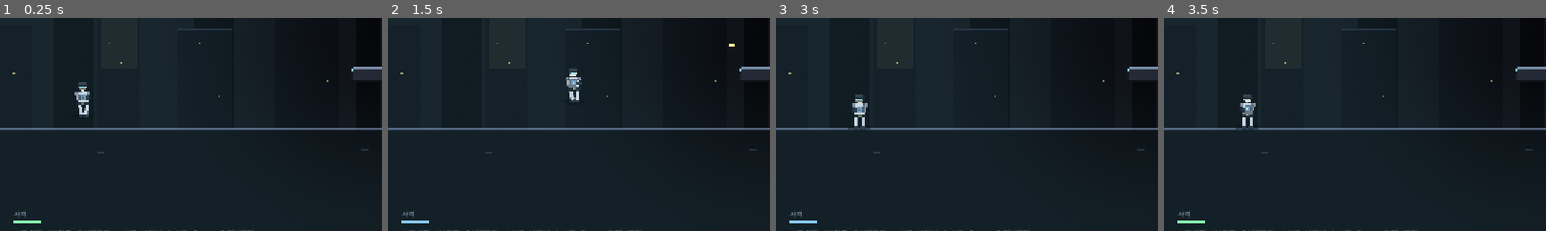
Above: before the commit, frames 1-4 (left to right).
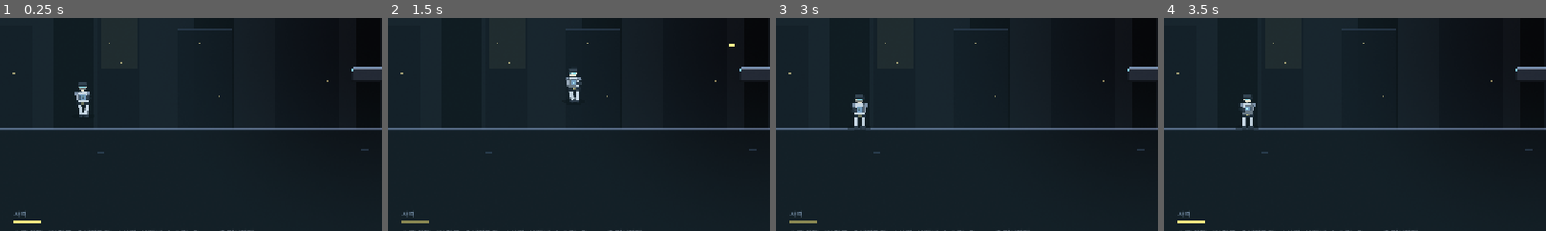
Above: after the commit, the same moments.

Repository: soomin007/EyesOnYou-Full
Game: Godot game, scene res://scenes/stage.tscn
The game is run twice, just before and just after one commit, with the same random seed, the same clock (stepped at 60 frames per second) and the same inputs. This scene is started directly instead of the project's main scene. Sound files missing from this copy of the repository are replaced by a short silence.
Inputs (mouse positions are % of the whole screen's width and height, from its top left):
- Up to frame 1 (0.25 s): no input
- Up to frame 2 (1.5 s): tap Enter (ui_accept) at 0.5 s; move the mouse to (72, 45) at 0.52 s; hold D (move_right) 0.53-1.25 s; hold J (attack) 0.53-1.25 s; click (72, 45) at 0.67 s; tap W (jump) at 0.77 s; tap K (dash) at 0.8 s; drag from (30, 55) to (45, 71) at 1.27 s
- Up to frame 3 (3 s): move the mouse to (60, 28) at 2.02 s; hold A (move_left) 2.03-2.75 s; hold J (attack) 2.03-2.75 s; tap K (dash) at 2.3 s; drag from (45, 71) to (20, 35) at 2.77 s
- Up to frame 4 (3.5 s): no input
The pictures show only the part of the screen within x 0-50%, y 47-97%; the shares and areas given below are measured in that part.

The runs differ from the first frame. In frame 1, 0.1% of the frame differs, in the area x 3-11%, y 95-97%; in frame 2, 0.1%; in frame 3, 0.1%; in frame 4, 0.1%.

Commit message:
fix(feedback): 세션 3 교정 — 환급 배치보상 제외·HUD 스킬목록·전술 보고체·게이지 액센트
- 클리어 환급을 처치 드롭 전용으로: 배치형 오브(분기·게이트·레버)에 placed 마킹, 게이트
  오브(삼단점프 유인책)가 클리어 순간 자동 흡수돼 유인 설계가 무너지던 문제 수정
- HUD SKILL 목록에서 베이스라인(대시·이중점프) 제외 — 기본 조작이 스킬처럼 보이던 혼란
- VEIL 신규 멘트 3종+포탑 멘트를 간결한 전술 보고체로 재작성(해요체 남발 지적)
- 쿨다운 게이지 액센트: 사격=탄환 노랑·대시=잔상 시안, 쿨다운 중엔 같은 색 어둡게

Co-Authored-By: Claude Fable 5 <noreply@anthropic.com>

Diff:
--- a/scripts/Enemy.gd
+++ b/scripts/Enemy.gd
@@ -645,13 +645,14 @@
 		return
 	encountered = true
 	# 특별 개체 조우 — VEIL 한마디(각 런당 1회, 2026-08-11 사용자 제안). 황금=희귀 반응 /
-	# 엘리트="다른 신호" 복선(라이벌의 군대 §6). 문구는 dialogue_review.md 검토 대상.
+	# 엘리트="다른 신호" 복선(라이벌의 군대 §6). 어투 = 간결한 전술 보고체(사용자 지시 2026-08-11:
+	# 해요체 남발이 "유치원 교사" 같다 — AI 전술 요원의 짧은 보고로). 문구는 dialogue_review §8 검토 대상.
 	if shiny and not GameState.shiny_line_shown:
 		GameState.shiny_line_shown = true
-		stage_node.call("_show_veil_subtitle", "잠깐, 저 금빛 개체는 뭐죠? 제 기록에 없는 사양이에요. 놓치면 아까워요.", 4.0)
+		stage_node.call("_show_veil_subtitle", "미확인 개체 포착. 데이터베이스에 없는 사양입니다. 회수 가치가 높습니다.", 4.0)
 	elif elite and not GameState.elite_line_shown:
 		GameState.elite_line_shown = true
-		stage_node.call("_show_veil_subtitle", "저 보라색 계급장, 시설 편제에 없어요. 다른 신호를 받고 있어요. 조심해요.", 4.2)
+		stage_node.call("_show_veil_subtitle", "저 계급장은 시설 편제에 없습니다. 외부 신호 수신 중. 교전에 주의하십시오.", 4.2)
 	var id: String = _enemy_id()
 	if GameState.mark_enemy_seen(id):
 		# 기반 타입 카드 우선 — 같은 조우에서 elite 카드까지 겹치면 과함(다음 조우로 미룸).
@@ -1265,11 +1266,12 @@
 		_show_explosion_immune_flash()
 		SfxPlayer.play_at("bullet_deflect_shield", global_position)
 		# 상황 멘트(런당 1회) — "저 방패병은 폭발 면역" 류의 맥락 안내(2026-08-11 사용자 제안).
+		# 어투 = 간결한 전술 보고체(해요체 "흘려요"가 유치하다는 지적으로 재작성).
 		if not GameState.shield_immune_line_shown:
 			GameState.shield_immune_line_shown = true
 			var sn := get_tree().get_first_node_in_group("stage")
 			if sn != null:
-				sn.call("_show_veil_subtitle", "저 방패병, 폭발을 그냥 흘려요. 정면 말고 옆이나 뒤에서 쏴요.", 3.8)
+				sn.call("_show_veil_subtitle", "폭발 피해 무효 확인. 저 방패병은 측면과 후방 사격만 유효합니다.", 3.8)
 		return
 	# 교전(피격) = 위장이 벗겨지는 주 시점 — 지직거림 tell을 못 봤어도 여기서 정체가 드러난다.
 	if _disguised:
--- a/scripts/ExpOrb.gd
+++ b/scripts/ExpOrb.gd
@@ -15,6 +15,9 @@
 var value: int = VALUE
 # 글라이드 게이트 보상 여부 — true면 벽/바닥 너머로는 흡인되지 않는다(직접 알코브에 도달해야 획득).
 var is_gate: bool = false
+# 미리 배치된 보상(분기·게이트·레버) 여부 — 클리어 환급(Stage._begin_clear_sequence) 제외 대상.
+# 배치 보상은 "가서 먹어야" 의미가 있다(안 먹으면 그냥 잃음). 환급은 처치 드롭 전용(2026-08-11).
+var placed: bool = false
 
 func _ready() -> void:
 	add_to_group("exp_orb")
--- a/scripts/Stage.gd
+++ b/scripts/Stage.gd
@@ -3391,8 +3391,9 @@
 	var cd_row := HBoxContainer.new()
 	cd_row.add_theme_constant_override("separation", 18)
 	bottom_v.add_child(cd_row)
-	cd_attack_slot = _make_cd_slot("사격", CD_BAR_WIDTH_SHORT)
-	cd_dash_slot = _make_cd_slot("대시", CD_BAR_WIDTH_SHORT)
+	# 액센트 = 각 동작의 인게임 색(2026-08-11 "특성에 맞게"): 사격=탄환 노랑, 대시=잔상 시안.
+	cd_attack_slot = _make_cd_slot("사격", CD_BAR_WIDTH_SHORT, Color(1.0, 0.90, 0.45))
+	cd_dash_slot = _make_cd_slot("대시", CD_BAR_WIDTH_SHORT, Color(0.55, 0.90, 1.0))
 	cd_skill_slot = _make_cd_slot("스킬")
 	cd_barrier_slot = _make_barrier_slot()
 	# 스킬 슬롯에만 충전 점 추가 — explosive T3에서 2개 보유 가능.
@@ -3429,9 +3430,11 @@
 func _keys_hint_text() -> String:
 	return GameState.controls_hint_line()
 
-func _make_cd_slot(label_text: String, bar_width: float = CD_BAR_WIDTH) -> Control:
+func _make_cd_slot(label_text: String, bar_width: float = CD_BAR_WIDTH, accent: Color = Color(0.55, 0.95, 0.65)) -> Control:
 	var v := VBoxContainer.new()
 	v.add_theme_constant_override("separation", 3)
+	# 슬롯 고유 액센트 — 준비 상태 색이자 게이지 정체성(쿨다운 중엔 같은 색을 어둡게).
+	v.set_meta("accent", accent)
 	var l := Label.new()
 	l.text = label_text
 	l.add_theme_font_size_override("font_size", 11)
@@ -3443,7 +3446,7 @@
 	bar_bg.size = Vector2(bar_width, 6)
 	var bar_fill := ColorRect.new()
 	bar_fill.name = "Fill"
-	bar_fill.color = Color(0.55, 0.95, 0.65)
+	bar_fill.color = accent
 	bar_fill.position = Vector2.ZERO
 	bar_fill.size = Vector2(bar_width, 6)
 	bar_bg.add_child(bar_fill)
@@ -3464,10 +3467,11 @@
 		ratio = 1.0 - clamp(remaining / max_cd, 0.0, 1.0)
 	# 슬롯마다 바 길이가 다르다(짧은 쿨=짧은 바) — 상수 대신 실제 배경 폭 기준.
 	fill.size.x = bar_bg.size.x * ratio
+	var accent: Color = slot.get_meta("accent", Color(0.55, 0.95, 0.65))
 	if ratio >= 1.0:
-		fill.color = Color(0.55, 0.95, 0.65)  # 준비
+		fill.color = accent                       # 준비 — 고유색 밝게
 	else:
-		fill.color = Color(0.55, 0.78, 0.95)  # 쿨다운 중
+		fill.color = accent.darkened(0.45)        # 쿨다운 중 — 같은 색 어둡게(정체성 유지)
 
 func _refresh_hud() -> void:
 	hp_label.text = "HP  %s" % _hearts(GameState.player_hp, GameState.player_max_hp)
@@ -3498,15 +3502,19 @@
 	if trust_label != null:
 		trust_label.text = "VEIL " + GameState.veil_trust_gauge_dots()
 		trust_label.add_theme_color_override("font_color", GameState.veil_tone_color())
-	if GameState.skills.size() > 0:
-		var names: Array = []
-		for sid in GameState.skills:
-			var tier: int = int(GameState.skills[sid])
-			var skill: Dictionary = SkillSystem.find_by_id(str(sid), tier)
-			var display: String = str(skill.get("name", sid))
-			if tier > 1:
-				display += " T%d" % tier
-			names.append(display)
+	var names: Array = []
+	for sid in GameState.skills:
+		# 대시·이중점프(베이스라인)는 기본 조작 — 스킬 보유 목록에서 제외(2026-08-11 피드백:
+		# 시작부터 항상 떠 있어 "스킬로 넣었나" 혼란. 트리 화면의 "(기본)" 표기는 유지).
+		if SkillTreeData.BASELINE.has(str(sid)):
+			continue
+		var tier: int = int(GameState.skills[sid])
+		var skill: Dictionary = SkillSystem.find_by_id(str(sid), tier)
+		var display: String = str(skill.get("name", sid))
+		if tier > 1:
+			display += " T%d" % tier
+		names.append(display)
+	if names.size() > 0:
 		skill_label.text = "SKILL  " + ", ".join(names)
 	else:
 		skill_label.text = "SKILL"
@@ -4420,9 +4428,10 @@
 	add_child(orb)
 	orb.global_position = pos
 	if static_placement:
-		# bounce 스킵 — 즉시 attract 단계로
+		# bounce 스킵 — 즉시 attract 단계로. placed = 클리어 환급 제외(가서 먹어야 하는 보상).
 		orb.set("spawn_anim_t", 1.0)
 		orb.set("bounce_velocity", Vector2.ZERO)
+		orb.set("placed", true)
 	if is_gate:
 		orb.set("is_gate", true)
 		orb.set("value", 3)          # 일반 1 → 게이트 3 (게이트당 6 ≈ 거의 1레벨)
@@ -4894,16 +4903,19 @@
 	var _is_arena_fx: bool = challenge_active or _goal_type == "ENEMY_CLEAR"
 	if not _is_arena_fx and GameState.current_route_id != "route_lab":
 		_play_clear_player_fx()
-	# 남은 XP orb를 player 근처로 텔레포트 → 자동 흡수 (PICKUP_RANGE 내).
-	# 궤적 라인을 함께 그려 "저기 있던 미수집 보상이 회수됐다"는 인과를 보여준다
-	# (순간 등장이 버그로 읽힌 피드백 2026-08-11 — 배수로에서 안 먹은 분기 오브가 출구 위에 출현).
+	# 남은 "처치 드롭" XP orb만 player 근처로 텔레포트 → 자동 흡수 (PICKUP_RANGE 내).
+	# 원 목적: 도전방 마지막 처치 직후 못 주운 드롭 구제. 배치형 보상(분기·게이트·레버, placed)은
+	# 제외 — "가서 먹어야" 의미가 있는 유인 설계인데 환급이 무력화시켰다(사용자 지적 2026-08-11:
+	# 게이트 오브는 삼단점프를 찍게 하는 유인책. 안 먹은 배치 보상은 그 자리에 남고 그냥 잃는다).
 	if player != null and is_instance_valid(player):
 		for orb in get_tree().get_nodes_in_group("exp_orb"):
 			if not (orb is Node2D) or orb.is_queued_for_deletion():
 				continue
 			var o := orb as Node2D
+			if o.get("placed"):
+				continue
 			var from_pos: Vector2 = o.global_position
-			# bounce 단계 스킵 + 플레이어 근처로 이동
+			# bounce 단계 스킵 + 플레이어 근처로 이동. 궤적 라인으로 회수 인과 표시.
 			o.set("spawn_anim_t", 1.0)
 			o.global_position = player.global_position + Vector2(randf_range(-60.0, 60.0), -90.0)
 			_spawn_recall_streak(from_pos, o.global_position)
@@ -5235,11 +5247,11 @@
 					_show_veil_subtitle("앞에 함정이 있는 것 같아요. 잘 안 보여요. 발밑·천장 조심해요.", 3.4)
 				else:
 					# 런당 2회까지만 — 함정 맵마다 같은 멘트가 반복돼 지겹다는 피드백(2026-08-11).
-					# 붕괴 경고는 상황성(그 맵의 시야 상태)이라 제한 없이 유지.
+					# 붕괴 경고는 상황성(그 맵의 시야 상태)이라 제한 없이 유지. 어투 = 전술 보고체.
 					if GameState.trap_warn_count >= 2:
 						return
 					GameState.trap_warn_count += 1
-					_show_veil_subtitle("저 포탑은 못 부숴요. 타이밍 보고 지나가요.", 3.2)
+					_show_veil_subtitle("저 포탑은 파괴할 수 없습니다. 발사 간격을 읽고 통과하십시오.", 3.2)
 				return
 
 # 측면 단독 둥지 저격수(회피 전용)에 처음 가까워지면 VEIL이 1회 안내 — "정면으론 못 잡으니
